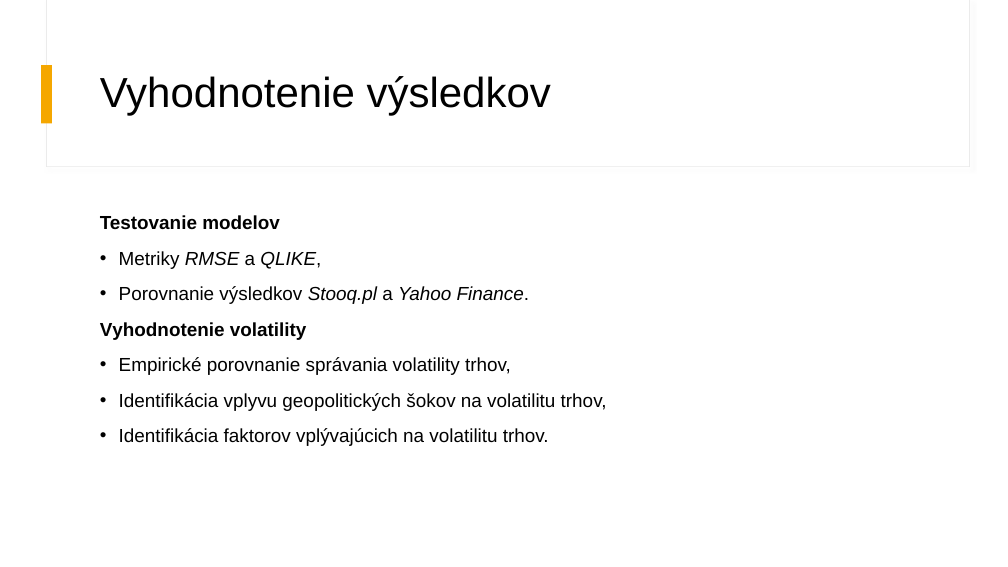
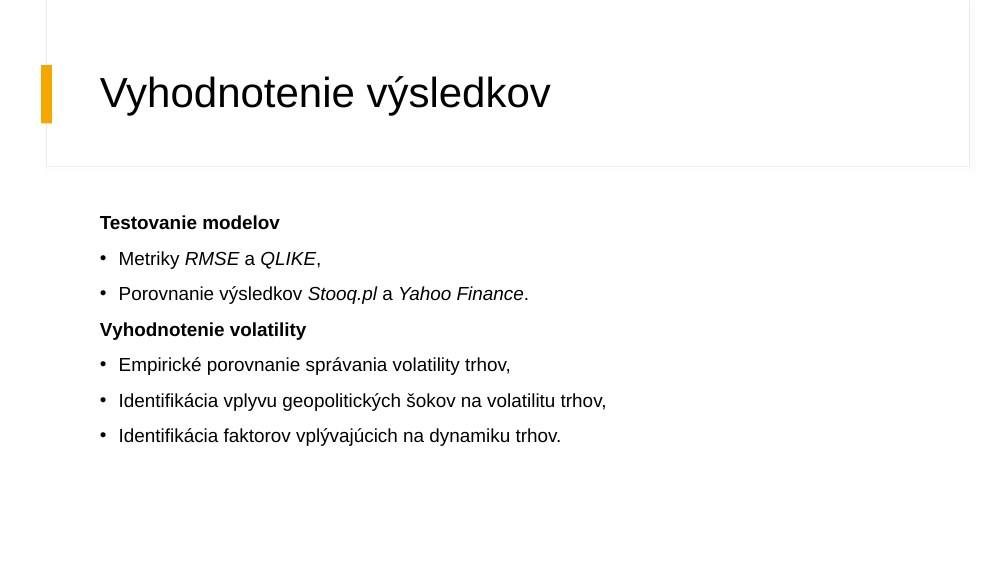
Before and after one commit to MatejLuzak/Identification-of-Patterns-of-Stock-Market-Volatility-in-the-USA-China-and-Europe-Using-AI-Methods, a slide deck: slide 8 of Identifikácia vzorov v časových radoch pre komparáciu volatility.pptx. Drawn at 1008x567 pixels with LibreOffice and Linux fonts; fonts in the diff are those of the drawing. Boxes give left, top, right and bottom in pixels: in the first picture for what was removed or moved away, otherwise in the second. Text is boxed around its words. In the diff, an @@ line names an element or a change of style, - is before the commit and + after.

```diff
--- a/Identifikácia vzorov v časových radoch pre komparáciu volatility.pptx
+++ b/Identifikácia vzorov v časových radoch pre komparáciu volatility.pptx
@@ text at (119,428,562,446): text changed @@
-• Identifikácia faktorov vplývajúcich na volatilitu trhov.
+• Identifikácia faktorov vplývajúcich na dynamiku trhov.
```
Also in this commit, not shown: 3 other slides changed.
